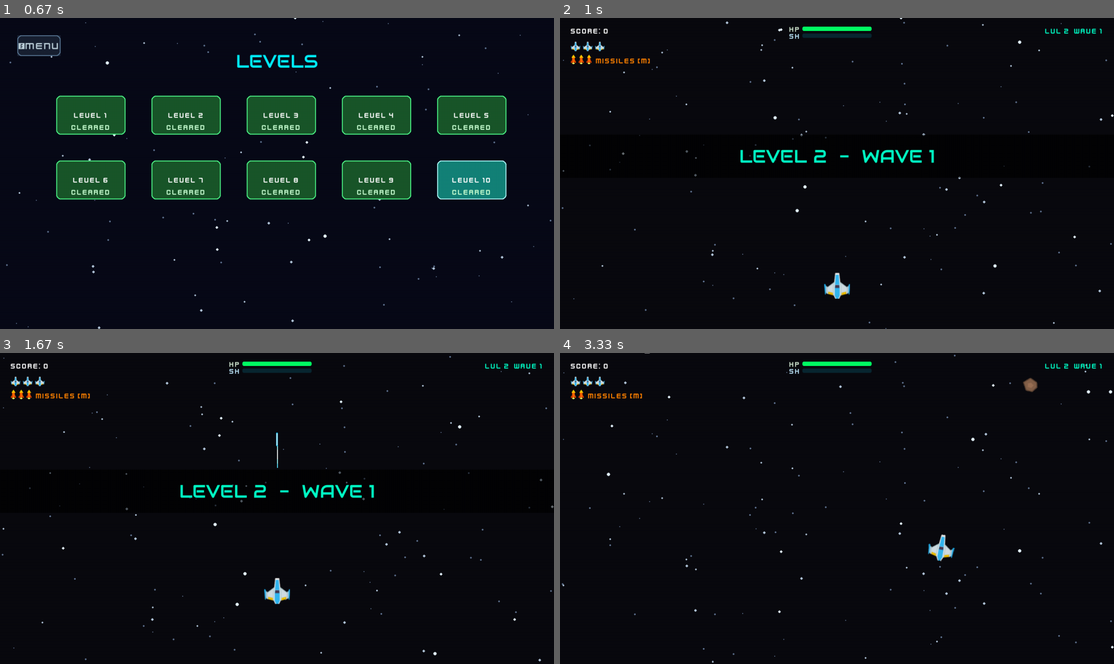
Above: before the commit, frames 1-4 (two rows, left to right).
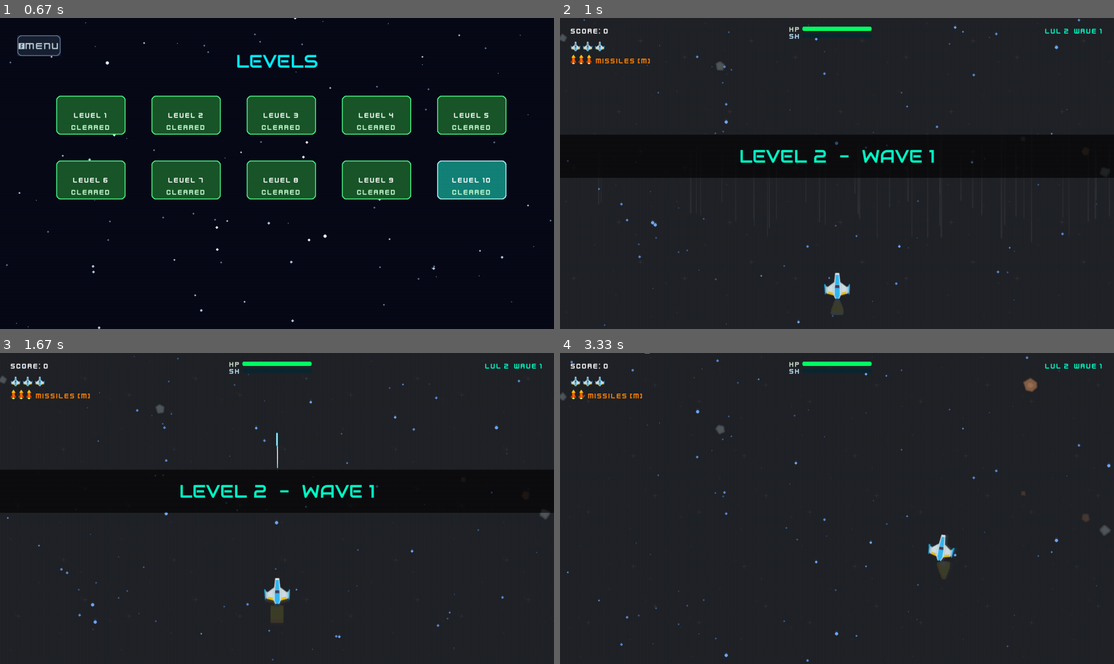
Above: after the commit, the same moments.

Repository: abdulqudoos181005/learning_pygame
Game: pygame game, started from src/game.py
Same seed, same stepped clock (60 frames per second), same inputs: the game is played once before the commit and once after it.
Inputs (mouse positions are in pixels of both pictures, inside the frame that each line leads up to):
- Up to frame 1 (0.67 s): tap Enter at 0.33 s
- Up to frame 2 (1 s): click "LEVEL 2" at 0.72 s
- Up to frame 3 (1.67 s): tap Space at 1 s; hold Up from 1.33 s (still down); move the mouse to (144, 511) at 1.37 s
- Up to frame 4 (3.33 s): release Up at 1.8 s; hold M 1.88-2.35 s; hold Right 1.88-2.35 s; move the mouse to (665, 461) at 1.92 s; hold Right 2.38-2.85 s; move the mouse to (920, 399) at 2.42 s; hold Left from 2.88 s (still down); move the mouse to (903, 536) at 2.92 s

Frame 1 is identical in both runs. In frame 2, 77% of the frame differs, in the area x 0-100%, y 0-100%; in frame 3, 77%; in frame 4, 90%.

Commit message:
feat: replace flat starfield with per-mission parallax environment and faction theaters

Diff:
--- a/src/level_system.py
+++ b/src/level_system.py
@@ -133,6 +133,119 @@
 ]
 
 
+# ---------------------------------------------------------------------------
+# Sprint 11 / Pillar B — Faction theaters
+#
+# Maps each level range onto the armada folder(s), nebula, boss mothership,
+# and projectile palette that should skin that mission, per the campaign
+# table in implementation_plan.md. Only 3 projectile-color folders exist
+# (blue_photon_beams / green_plasma_beams / red_crimson_beams), so theaters
+# without a matching hue reuse the closest available color.
+# ---------------------------------------------------------------------------
+
+ARMADA_PREFIX = {
+    "bio_swarm": "bio",
+    "crimson_raiders": "crimson",
+    "cryo_legion": "cryo",
+    "shadow_corps": "shadow",
+}
+
+# Generic enemy type -> shared per-faction ship-role suffix (each armada
+# folder mirrors the same 5-ship naming pattern).
+ENEMY_ROLE_SUFFIX = {
+    "scout": "scout_dart",
+    "stinger": "wasp_stinger",
+    "cruiser": "heavy_cruiser",
+}
+
+
+def armada_image_key(armada_folder, enemy_type):
+    """Builds the theater-specific sprite filename for an enemy role (e.g. 'crimson_wasp_stinger')."""
+    prefix = ARMADA_PREFIX.get(armada_folder, "bio")
+    suffix = ENEMY_ROLE_SUFFIX.get(enemy_type, "scout_dart")
+    return f"{prefix}_{suffix}"
+
+
+THEATERS = [
+    {   # Levels 1-2 - Bio nursery
+        "name": "Bio Nursery",
+        "armadas": ["bio_swarm"],
+        "nebula": "nebula_sapphire_drift",
+        "nebula_secondary": None,
+        "grade": None,
+        "accent_color": (110, 170, 255),
+        "boss_key": None,
+        "laser_key": "laser_blue_beam_stream_long",
+    },
+    {   # Levels 3-4 - Crimson raid
+        "name": "Crimson Raid",
+        "armadas": ["crimson_raiders"],
+        "nebula": "nebula_cosmic_magenta",
+        "nebula_secondary": None,
+        "grade": None,
+        "accent_color": (255, 110, 150),
+        "boss_key": None,
+        "laser_key": "laser_red_beam_stream_long",
+    },
+    {   # Level 5 - First mothership (mix of the two prior factions, red-graded magenta nebula)
+        "name": "First Mothership",
+        "armadas": ["bio_swarm", "crimson_raiders"],
+        "nebula": "nebula_cosmic_magenta",
+        "nebula_secondary": None,
+        "grade": ((200, 40, 40), 60),
+        "accent_color": (255, 90, 90),
+        "boss_key": "mothership_saucer_crimson_red",
+        "laser_key": "laser_red_beam_stream_long",
+    },
+    {   # Levels 6-7 - Cryo blockade
+        "name": "Cryo Blockade",
+        "armadas": ["cryo_legion"],
+        "nebula": "nebula_abyss_violet",
+        "nebula_secondary": None,
+        "grade": None,
+        "accent_color": (160, 130, 255),
+        "boss_key": None,
+        "laser_key": "laser_blue_beam_stream_long",
+    },
+    {   # Levels 8-9 - Shadow corps (same violet nebula, desaturated grade)
+        "name": "Shadow Corps",
+        "armadas": ["shadow_corps"],
+        "nebula": "nebula_abyss_violet",
+        "nebula_secondary": None,
+        "grade": ((100, 95, 110), 90),
+        "accent_color": (120, 110, 140),
+        "boss_key": None,
+        "laser_key": "laser_green_beam_stream_long",
+    },
+    {   # Level 10 - Solar throne (all factions remnant + final saucer, magenta/violet pulse)
+        "name": "Solar Throne",
+        "armadas": ["bio_swarm", "crimson_raiders", "cryo_legion", "shadow_corps"],
+        "nebula": "nebula_cosmic_magenta",
+        "nebula_secondary": "nebula_abyss_violet",
+        "grade": None,
+        "accent_color": (255, 140, 190),
+        "boss_key": "mothership_saucer_solar_gold",
+        "laser_key": "laser_red_beam_stream_long",
+    },
+]
+
+
+def get_theater(level_number):
+    """Returns the faction-theater config dict for a given 1-based level number."""
+    level_number = max(1, min(int(level_number), 10))
+    if level_number <= 2:
+        return THEATERS[0]
+    if level_number <= 4:
+        return THEATERS[1]
+    if level_number == 5:
+        return THEATERS[2]
+    if level_number <= 7:
+        return THEATERS[3]
+    if level_number <= 9:
+        return THEATERS[4]
+    return THEATERS[5]
+
+
 class LevelSystem:
     """
     Manages the current level, wave-within-level, and enemy spawn scheduling.
--- a/src/sprites.py
+++ b/src/sprites.py
@@ -3,6 +3,7 @@
 import random
 import math
 from vfx.player_presentation import PlayerPresentation
+from level_system import armada_image_key
 
 class Player(pg.sprite.Sprite):
     def __init__(self, game, x, y):
@@ -294,21 +295,26 @@
 
 
 class Enemy(pg.sprite.Sprite):
-    def __init__(self, game, x, y, enemy_type="scout", hp_mult=1.0, spd_mult=1.0):
+    def __init__(self, game, x, y, enemy_type="scout", hp_mult=1.0, spd_mult=1.0, armada_folder=None, laser_key=None):
         super().__init__()
         self.game = game
         self.type = enemy_type
+        self.laser_key = laser_key or "laser_enemy"
+
+        def _sprite_key(role, fallback_alias):
+            # Sprint 11: theater-driven armada folder picks the faction skin; otherwise keep the old static alias.
+            return armada_image_key(armada_folder, role) if armada_folder else fallback_alias
 
         # Configure variables based on enemy type
         if self.type == "scout":
-            self.image = self.game.assets.get_image("enemy_scout", 45, 45)
+            self.image = self.game.assets.get_image(_sprite_key("scout", "enemy_scout"), 45, 45)
             self.speed_y = random.randint(180, 240) * spd_mult
             self.speed_x = 0
             self.max_health = int(10 * hp_mult)
             self.shoot_delay = 9999.0 # Scouts don't shoot
             self.score_value = 100
         elif self.type == "stinger":
-            self.image = self.game.assets.get_image("enemy_stinger", 48, 48)
+            self.image = self.game.assets.get_image(_sprite_key("stinger", "enemy_stinger"), 48, 48)
             self.speed_y = random.randint(100, 150) * spd_mult
             # Gentle side-to-side sweeping motion
             self.speed_x = random.choice([-80, 80]) * spd_mult
@@ -316,14 +322,14 @@
             self.shoot_delay = random.uniform(1.5, 2.5)
             self.score_value = 250
         elif self.type == "cruiser":
-            self.image = self.game.assets.get_image("enemy_cruiser", 70, 70)
+            self.image = self.game.assets.get_image(_sprite_key("cruiser", "enemy_cruiser"), 70, 70)
             self.speed_y = random.randint(50, 80) * spd_mult
             self.speed_x = 0
             self.max_health = int(60 * hp_mult)
             self.shoot_delay = random.uniform(2.0, 3.5)
             self.score_value = 500
         else: # default placeholder
-            self.image = self.game.assets.get_image("enemy_scout", 45, 45)
+            self.image = self.game.assets.get_image(_sprite_key("scout", "enemy_scout"), 45, 45)
             self.speed_y = 150 * spd_mult
             self.speed_x = 0
             self.max_health = int(10 * hp_mult)
@@ -384,23 +390,24 @@
             self.game.assets.get_sound("laser_pew").play()
 
         if self.type == "stinger":
-            # Shoot standard red laser down
-            laser = Laser(self.game, self.rect.centerx, self.rect.bottom, speed_y=400)
+            # Shoot a laser down, colored to the mission's faction theater
+            laser = Laser(self.game, self.rect.centerx, self.rect.bottom, speed_y=400, img_name=self.laser_key)
             state.enemy_lasers.add(laser)
             state.all_sprites.add(laser)
         elif self.type == "cruiser":
-            # Shoot double lasers
-            l1 = Laser(self.game, self.rect.left + 15, self.rect.bottom, speed_y=350)
-            l2 = Laser(self.game, self.rect.right - 15, self.rect.bottom, speed_y=350)
+            # Shoot double lasers, colored to the mission's faction theater
+            l1 = Laser(self.game, self.rect.left + 15, self.rect.bottom, speed_y=350, img_name=self.laser_key)
+            l2 = Laser(self.game, self.rect.right - 15, self.rect.bottom, speed_y=350, img_name=self.laser_key)
             state.enemy_lasers.add(l1, l2)
             state.all_sprites.add(l1, l2)
 
 
 class Boss(pg.sprite.Sprite):
-    def __init__(self, game, hp_mult=1.0, spd_mult=1.0):
+    def __init__(self, game, hp_mult=1.0, spd_mult=1.0, boss_key=None, laser_key=None):
         super().__init__()
         self.game = game
-        self.image = self.game.assets.get_image("boss", 150, 100)
+        self.image = self.game.assets.get_image(boss_key or "boss", 150, 100)
+        self.laser_key = laser_key or "laser_enemy"
         self.rect = self.image.get_rect(center=(self.game.width // 2, -100))
 
         # Stats (scaled by level multipliers)
@@ -464,9 +471,9 @@
             self.game.assets.get_sound("laser_pew").play()
 
         if self.attack_phase == 1:
-            # Fire standard red lasers from left and right gun pods
-            l1 = Laser(self.game, self.rect.centerx - 40, self.rect.bottom, speed_y=380)
-            l2 = Laser(self.game, self.rect.centerx + 40, self.rect.bottom, speed_y=380)
+            # Fire lasers from left and right gun pods, colored to the mission's faction theater
+            l1 = Laser(self.game, self.rect.centerx - 40, self.rect.bottom, speed_y=380, img_name=self.laser_key)
+            l2 = Laser(self.game, self.rect.centerx + 40, self.rect.bottom, speed_y=380, img_name=self.laser_key)
             state.enemy_lasers.add(l1, l2)
             state.all_sprites.add(l1, l2)
 
@@ -485,9 +492,9 @@
             state.all_sprites.add(l1, l2, l3)
 
         elif self.attack_phase == 3:
-            # Rapid fire sweeping single lasers
+            # Rapid fire sweeping single lasers, colored to the mission's faction theater
             angle = random.uniform(-40, 40)
-            l = Laser(self.game, self.rect.centerx, self.rect.bottom, speed_y=480, angle=angle)
+            l = Laser(self.game, self.rect.centerx, self.rect.bottom, speed_y=480, angle=angle, img_name=self.laser_key)
             state.enemy_lasers.add(l)
             state.all_sprites.add(l)
 
--- a/src/states.py
+++ b/src/states.py
@@ -6,6 +6,7 @@
 from fx import Starfield, spawn_explosion, spawn_sparks
 from save_system import SaveSystem
 from level_system import LevelSystem
+from world.environment import SpaceEnvironment
 
 
 def _draw_ui_button(screen, rect, label, font, *, hovered=False, pressed=False,
@@ -563,9 +564,11 @@
     """
     def __init__(self, game, selected_level=1):
         super().__init__(game)
-        # Background starfield (higher density of stars for active speed feel)
-        self.starfield = Starfield(self.game.width, self.game.height, num_stars=120)
         self.selected_level = max(1, min(int(selected_level), 10))
+        # Sprint 11: layered per-mission parallax world (far void / mid nebula / near motes+debris)
+        # replaces the flat navy fill, and reskins to the level's faction theater.
+        self.environment = SpaceEnvironment(self.game.assets, self.game.width, self.game.height, self.selected_level)
+        self.environment.start_warp_in()
         self.save_system = SaveSystem()
         self.kills_since_powerup = 0
 
@@ -714,7 +717,7 @@
             self.player.shield = min(self.player.max_shield, self.player.shield + regen * dt)
 
         # 2. BACKGROUND ANIMATION
-        self.starfield.update(dt)
+        self.environment.update(dt)
 
         # 3. ASTEROID HAZARDS (Sprint 6)
         self.asteroid_timer -= dt
@@ -737,20 +740,24 @@
                     self.level_sys.spawned = 0  # allow boss tick to re-fire after warning
                     self.game.change_state(BossWarningState(self.game, self))
                     return
-                # Spawn the Boss with level-scaled multipliers
+                # Spawn the Boss with level-scaled multipliers, skinned to the mission's faction theater
                 cfg = self.level_sys.current_wave_cfg
+                theater = self.environment.theater
                 self.boss_instance = Boss(
                     self.game,
                     hp_mult=cfg["hp_mult"],
                     spd_mult=cfg["spd_mult"],
+                    boss_key=theater["boss_key"],
+                    laser_key=theater["laser_key"],
                 )
                 self.enemies.add(self.boss_instance)
                 self.all_sprites.add(self.boss_instance)
                 self.boss_active = True
 
             elif spawn_type is not None:
-                # Regular enemy spawn with level multipliers
+                # Regular enemy spawn with level multipliers, skinned to the mission's faction theater
                 cfg = self.level_sys.current_wave_cfg
+                theater = self.environment.theater
                 enemy = Enemy(
                     self.game,
                     random.randint(60, self.game.width - 60),
@@ -758,6 +765,8 @@
                     enemy_type=spawn_type,
                     hp_mult=cfg["hp_mult"],
                     spd_mult=cfg["spd_mult"],
+                    armada_folder=random.choice(theater["armadas"]),
+                    laser_key=theater["laser_key"],
                 )
                 self.enemies.add(enemy)
                 self.all_sprites.add(enemy)
@@ -783,12 +792,16 @@
                 if result == "level":
                     # Persist any cleared intermediate level so the selector reflects progress.
                     self.save_system.save_progress(cleared_level)
-                    self.game.change_state(ShopState(self.game, self.score, cleared_level))
+                    self.game.change_state(HyperspaceExitState(
+                        self.game, self, ShopState(self.game, self.score, cleared_level)
+                    ))
                     return
                 elif result == "complete":
                     self.save_system.save_progress(self.selected_level, completed_levels=list(range(1, 11)))
                     # All 10 levels beaten — show victory screen
-                    self.game.change_state(GameCompleteState(self.game, self.score))
+                    self.game.change_state(HyperspaceExitState(
+                        self.game, self, GameCompleteState(self.game, self.score)
+                    ))
                     return
 
         # 5. SPRITE & PARTICLE PHYSICS
@@ -1037,11 +1050,9 @@
             self.kills_since_powerup = 0
 
     def draw(self, screen):
-        # Draw everything onto the offscreen double-buffer canvas
-        self.canvas.fill((10, 10, 15))
-
-        # Starfield background scrolling
-        self.starfield.draw(self.canvas)
+        # Sprint 11: layered per-mission parallax world (far void / mid nebula / near motes+debris)
+        # replaces the flat navy fill, and plays the hyperspace warp overlay while active.
+        self.environment.draw(self.canvas)
 
         # Game elements
         self.player.draw_presentation_back(self.canvas)
@@ -1493,10 +1504,14 @@
             self.play_state.player.base_laser_tier = self.play_state._laser_tier_for_level(level_sys.level_number)
             if result == "level":
                 save_sys.save_progress(self.cleared_level)
-                self.game.change_state(ShopState(self.game, score, self.cleared_level))
+                self.game.change_state(HyperspaceExitState(
+                    self.game, self.play_state, ShopState(self.game, score, self.cleared_level)
+                ))
             elif result == "complete":
                 save_sys.save_progress(self.play_state.selected_level, completed_levels=list(range(1, 11)))
-                self.game.change_state(GameCompleteState(self.game, score))
+                self.game.change_state(HyperspaceExitState(
+                    self.game, self.play_state, GameCompleteState(self.game, score)
+                ))
             else:
                 # Just continue playing (next wave)
                 self.game.change_state(self.play_state)
@@ -1527,6 +1542,38 @@
 
         sub = self.game.assets.hud_font.render("Excellent work, pilot!", True, (200, 255, 200))
         screen.blit(sub, sub.get_rect(center=(self.game.width // 2, self.game.height // 2 + 50)))
+
+
+# ---------------------------------------------------------------------------
+# Sprint 11 / Pillar B — HyperspaceExitState
+# ---------------------------------------------------------------------------
+class HyperspaceExitState(State):
+    """
+    Sprint 11 — brief reverse-warp cinematic played when a mission is cleared.
+
+    Keeps the frozen PlayState visible while its SpaceEnvironment streaks into
+    a reverse hyperspace warp, so the universe *exits* before the congratulations
+    screen (ShopState / GameCompleteState) pops in, instead of an instant cut.
+    """
+    def __init__(self, game, play_state, next_state):
+        super().__init__(game)
+        self.play_state = play_state
+        self.next_state = next_state
+        self.timer = 0.0
+        self.duration = play_state.environment.WARP_OUT_DURATION
+        play_state.environment.start_warp_out()
+
+    def handle_events(self, events):
+        pass  # lock input during the cinematic
+
+    def update(self, dt):
+        self.timer += dt
+        self.play_state.environment.update(dt)
+        if self.timer >= self.duration:
+            self.game.change_state(self.next_state)
+
+    def draw(self, screen):
+        self.play_state.draw(screen)
 
 
 # ---------------------------------------------------------------------------
--- /dev/null
+++ b/src/world/environment.py
@@ -0,0 +1,213 @@
+# pyrefly: ignore [missing-import]
+import pygame as pg
+import random
+import math
+
+from level_system import get_theater
+
+
+class SpaceEnvironment:
+    """
+    Sprint 11 / Pillar B — layered parallax mission backdrop.
+
+    Replaces the flat navy fill + dotted Starfield in combat with a three-layer
+    world (far void, mid nebula, near motes/debris) that reskins itself to the
+    level's faction theater, plus a hyperspace warp-in/out transition played
+    on mission start and mission clear.
+    """
+
+    TILE = 256
+    WARP_IN_DURATION = 0.9
+    WARP_OUT_DURATION = 0.7
+
+    def __init__(self, assets, width, height, level_number):
+        self.assets = assets
+        self.width = width
+        self.height = height
+
+        self.far_offset = pg.Vector2(0, 0)
+        self.mid_offset = pg.Vector2(0, 0)
+
+        self.motes = []
+        self.debris = []
+        self.warp_streaks = []
+
+        self.warp_direction = None  # None, "in", or "out"
+        self.warp_timer = 0.0
+        self.warp_duration = 0.0
+
+        self.theater = None
+        self.level_number = None
+        self.set_level(level_number)
+
+    def set_level(self, level_number):
+        """Reconfigures the theater (armada/nebula/boss/laser/accent) for a mission."""
+        self.level_number = level_number
+        self.theater = get_theater(level_number)
+        self._build_motes()
+        self._build_warp_streaks()
+
+    def _build_motes(self):
+        accent = self.theater["accent_color"]
+        self.motes = []
+        # (count, speed range, size range, brightness) - mirrors the old Starfield's 3-layer parallax
+        layers = [
+            (int(50), (20, 50), (1, 2), 0.55),
+            (int(25), (60, 110), (2, 3), 0.80),
+            (int(10), (140, 220), (3, 4), 1.00),
+        ]
+        for count, speed_range, size_range, brightness in layers:
+            color = tuple(min(255, int(c * brightness)) for c in accent)
+            for _ in range(count):
+                self.motes.append({
+                    "x": random.uniform(0, self.width),
+                    "y": random.uniform(0, self.height),
+                    "speed": random.uniform(*speed_range),
+                    "size": random.randint(*size_range),
+                    "color": color,
+                })
+
+        # Occasional uncollidable debris silhouettes drifting through the near layer, for depth.
+        self.debris = []
+        debris_names = [
+            "meteor_carbon_tiny_debris_01", "meteor_carbon_tiny_debris_02",
+            "meteor_iron_tiny_debris_01", "meteor_iron_tiny_debris_02",
+        ]
+        for _ in range(5):
+            size = random.randint(14, 26)
+            img = self.assets.get_image(random.choice(debris_names), size, size).copy()
+            img.set_alpha(90)
+            self.debris.append({
+                "image": img,
+                "x": random.uniform(0, self.width),
+                "y": random.uniform(0, self.height),
+                "speed": random.uniform(15, 35),
+                "rotation": random.uniform(0, 360),
+                "spin": random.uniform(-12, 12),
+            })
+
+    def _build_warp_streaks(self):
+        self.warp_streaks = [{
+            "x": random.uniform(0, self.width),
+            "length": random.uniform(120, 420),
+            "width": random.randint(2, 4),
+        } for _ in range(40)]
+
+    def start_warp_in(self):
+        """Plays the hyperspace streak-in on mission start, then the camera settles."""
+        self.warp_direction = "in"
+        self.warp_timer = 0.0
+        self.warp_duration = self.WARP_IN_DURATION
+
+    def start_warp_out(self):
+        """Plays the reverse hyperspace streak-out on mission clear."""
+        self.warp_direction = "out"
+        self.warp_timer = 0.0
+        self.warp_duration = self.WARP_OUT_DURATION
+
+    @property
+    def warp_active(self):
+        return self.warp_direction is not None
+
+    @property
+    def warp_progress(self):
+        """0..1 progress through the active warp animation."""
+        if self.warp_duration <= 0:
+            return 1.0
+        return min(1.0, self.warp_timer / self.warp_duration)
+
+    def update(self, dt):
+        # Far void drifts slowly; mid nebula wrap-scrolls faster for parallax depth.
+        self.far_offset.x = (self.far_offset.x + 6 * dt) % self.TILE
+        self.far_offset.y = (self.far_offset.y + 4 * dt) % self.TILE
+        self.mid_offset.x = (self.mid_offset.x + 14 * dt) % self.TILE
+        self.mid_offset.y = (self.mid_offset.y + 9 * dt) % self.TILE
+
+        for mote in self.motes:
+            mote["y"] += mote["speed"] * dt
+            if mote["y"] > self.height:
+                mote["y"] = 0
+                mote["x"] = random.uniform(0, self.width)
+
+        for chunk in self.debris:
+            chunk["y"] += chunk["speed"] * dt
+            chunk["rotation"] += chunk["spin"] * dt
+            if chunk["y"] > self.height + 20:
+                chunk["y"] = -20
+                chunk["x"] = random.uniform(0, self.width)
+
+        if self.warp_direction is not None:
+            self.warp_timer += dt
+            if self.warp_timer >= self.warp_duration:
+                self.warp_direction = None
+
+    def _draw_tiled(self, surface, image, offset, alpha):
+        """Tiles a cached square image across the surface, wrap-scrolled by offset."""
+        image.set_alpha(alpha)
+        ox = int(offset.x) % self.TILE - self.TILE
+        oy = int(offset.y) % self.TILE - self.TILE
+        y = oy
+        while y < self.height:
+            x = ox
+            while x < self.width:
+                surface.blit(image, (x, y))
+                x += self.TILE
+            y += self.TILE
+
+    def _draw_far(self, surface):
+        img = self.assets.get_image("void_black_stars", self.TILE, self.TILE)
+        self._draw_tiled(surface, img, self.far_offset, alpha=180)
+
+    def _draw_mid(self, surface):
+        theater = self.theater
+        primary = self.assets.get_image(theater["nebula"], self.TILE, self.TILE)
+        secondary_key = theater.get("nebula_secondary")
+
+        if secondary_key:
+            # Solar Throne finale: crossfade between the two prior nebula colors (magenta/violet pulse).
+            pulse = 0.5 + 0.5 * math.sin(pg.time.get_ticks() * 0.0004)
+            self._draw_tiled(surface, primary, self.mid_offset, alpha=int(150 * (1 - pulse)))
+            secondary = self.assets.get_image(secondary_key, self.TILE, self.TILE)
+            self._draw_tiled(surface, secondary, self.mid_offset, alpha=int(150 * pulse))
+        else:
+            self._draw_tiled(surface, primary, self.mid_offset, alpha=150)
+            grade = theater.get("grade")
+            if grade:
+                color, grade_alpha = grade
+                overlay = pg.Surface((self.width, self.height), pg.SRCALPHA)
+                overlay.fill((*color, grade_alpha))
+                surface.blit(overlay, (0, 0))
+
+    def _draw_near(self, surface):
+        for mote in self.motes:
+            pg.draw.circle(surface, mote["color"], (int(mote["x"]), int(mote["y"])), mote["size"])
+        for chunk in self.debris:
+            rotated = pg.transform.rotate(chunk["image"], chunk["rotation"])
+            rect = rotated.get_rect(center=(int(chunk["x"]), int(chunk["y"])))
+            surface.blit(rotated, rect)
+
+    def _draw_warp_overlay(self, surface):
+        progress = self.warp_progress
+        if self.warp_direction == "in":
+            alpha_scale = 1.0 - progress
+            stretch = 1.0 - progress
+        else:
+            alpha_scale = progress
+            stretch = progress
+
+        if alpha_scale <= 0.01:
+            return
+
+        for streak in self.warp_streaks:
+            length = max(20, int(streak["length"] * (0.25 + 0.75 * stretch)))
+            img = self.assets.get_image("hyperspace_warp_lines", streak["width"], length)
+            img.set_alpha(int(220 * alpha_scale))
+            y = self.height / 2 - length / 2
+            surface.blit(img, (streak["x"], y))
+
+    def draw(self, surface):
+        self._draw_far(surface)
+        self._draw_mid(surface)
+        self._draw_near(surface)
+        if self.warp_direction is not None:
+            self._draw_warp_overlay(surface)
